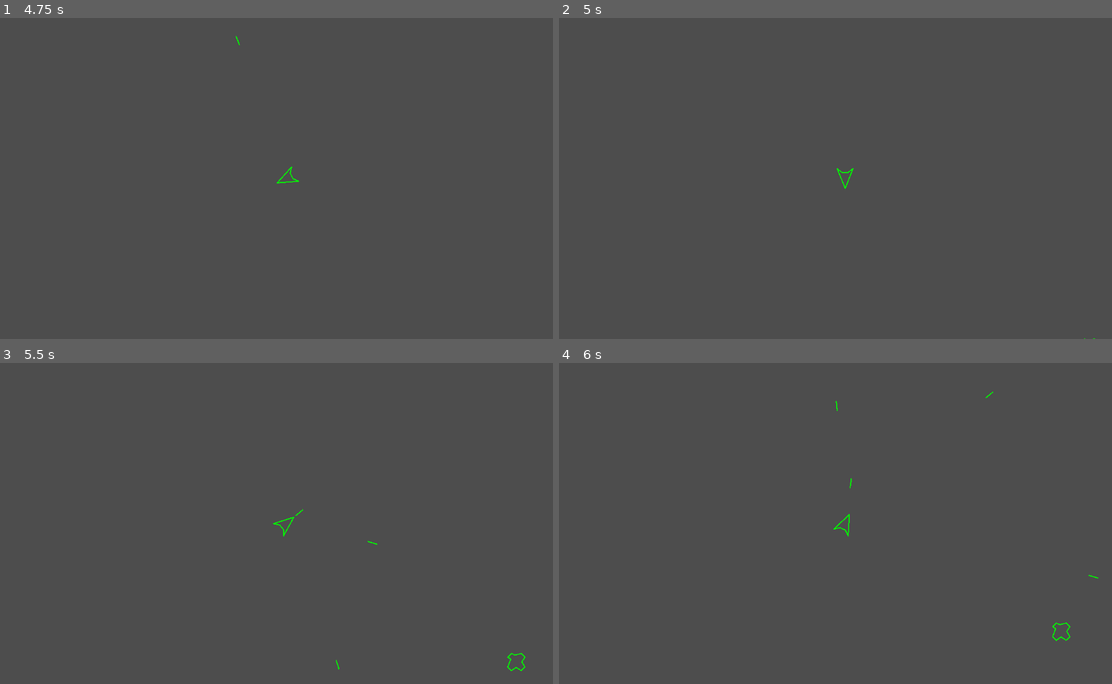
Above: before the commit, frames 1-4 (two rows, left to right).
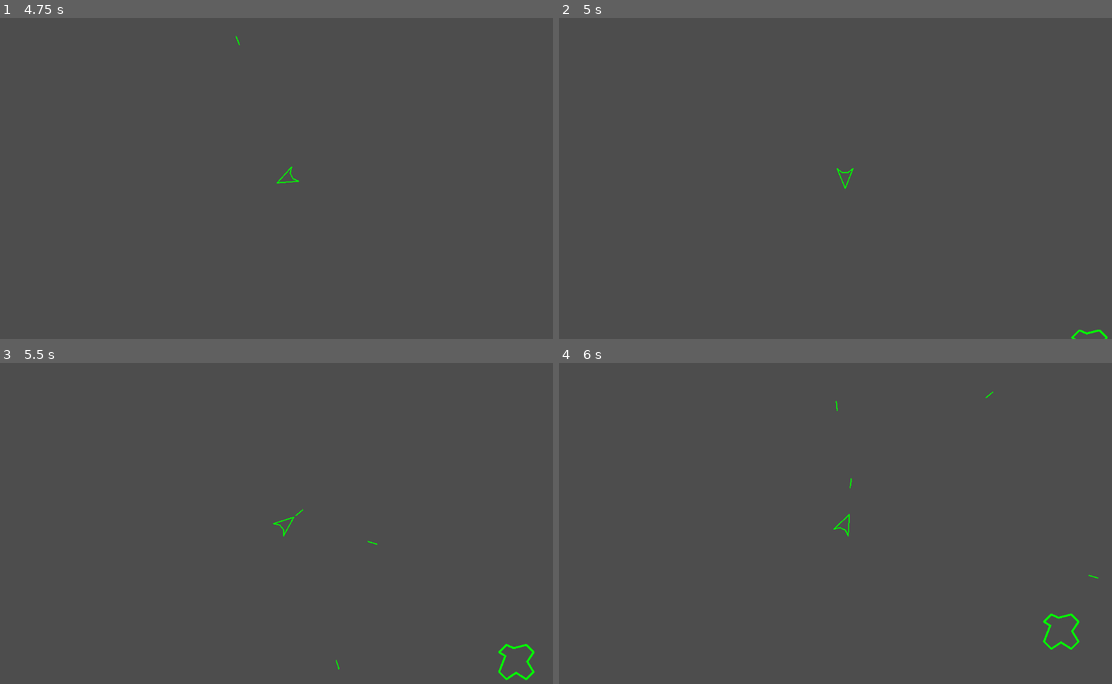
Above: after the commit, the same moments.

Repository: JakeDEsposito/godot-asteroids
Game: Godot game, scene res://scenes/game/game.tscn
The game is run twice, just before and just after one commit, with the same random seed, the same clock (stepped at 60 frames per second) and the same inputs. The project has no main scene, so this scene is started directly. Sound files missing from this copy of the repository are replaced by a short silence.
Inputs:
- Up to frame 1 (4.75 s): tap Enter at 0.5 s; hold D (right) 0.53-1.28 s; hold Space (shoot) 0.53-1.28 s; hold A (left) 1.28-2.03 s; tap Space (shoot) at 1.35, 2.85, 3.5, 4.35 s; hold D (right) 2.03-2.78 s; hold Space (shoot) 2.03-2.78 s; hold W (forward) 2.78-3.53 s; hold Space (shoot) 3.53-4.28 s; hold A (left) from 3.53 s (still down)
- Up to frame 2 (5 s): keep holding A (left)
- Up to frame 3 (5.5 s): keep holding A (left); hold Space (shoot) from 5.03 s (still down)
- Up to frame 4 (6 s): release A (left) at 5.78 s; release Space (shoot) at 5.78 s; hold D (right) from 5.78 s (still down); tap Space (shoot) at 5.85 s

Frame 1 is identical in both runs. In frame 2, less than 0.1% of the frame differs, in the area x 92-100%, y 97-100%; in frame 3, 0.2%, in the area x 90-97%, y 87-99%; in frame 4, 0.2%.

Commit message:
Fixed scale issue with asteroids

Diff:
--- a/scenes/entities/asteroid/asteroid.gd
+++ b/scenes/entities/asteroid/asteroid.gd
@@ -8,7 +8,6 @@
 @export_range(0, MAX_ASTEROID_SIZE) var size: int = randi_range(1, MAX_ASTEROID_SIZE)
 
 @onready var shape: Line2D = %Shape
-
 @onready var collision: CollisionShape2D = %Collision
 @onready var explosion_audio: AudioStreamPlayer = %ExplosionAudio
 
@@ -28,6 +27,9 @@
 
 		shape.add_point(point * 10)
 
+	shape.scale *= size
+	collision.scale *= size
+
 func take_hit() -> void:
 	size -= 1
 
@@ -37,12 +39,16 @@
 		var meteoroids_count := randi_range(1, 3)
 		var angle_step := TAU / meteoroids_count
 
+		var asteroid_scene := load("res://scenes/entities/asteroid/asteroid.tscn")
+
 		for i in meteoroids_count:
 			var theta := i * angle_step
 
-			var asteroid := duplicate(DUPLICATE_USE_INSTANTIATION)
+			var asteroid = asteroid_scene.instantiate()
+			asteroid.size = size
 			asteroid.global_position = Vector2(cos(theta), sin(theta)) * size * 10 + global_position
-			asteroid.apply_force(Vector2.UP.rotated(theta) * randf_range(1, 10))
+			asteroid.linear_velocity = linear_velocity
+			asteroid.apply_force(Vector2.UP.rotated(theta) * randf_range(50, 500))
 
 			get_parent().add_child(asteroid)
 
